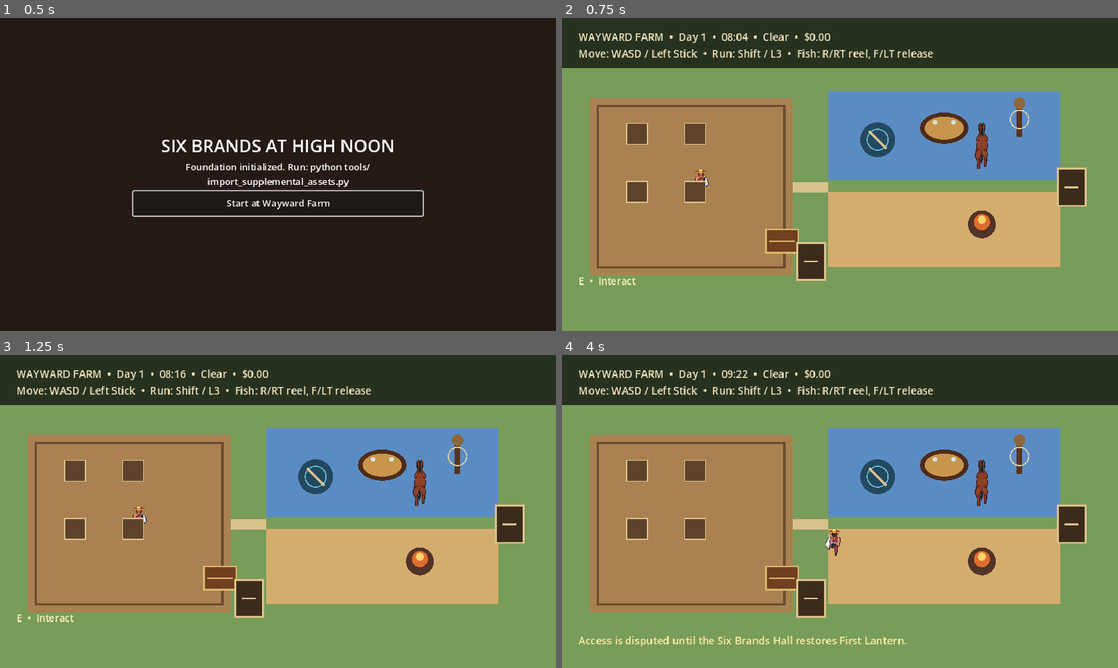
Above: before the commit, frames 1-4 (two rows, left to right).
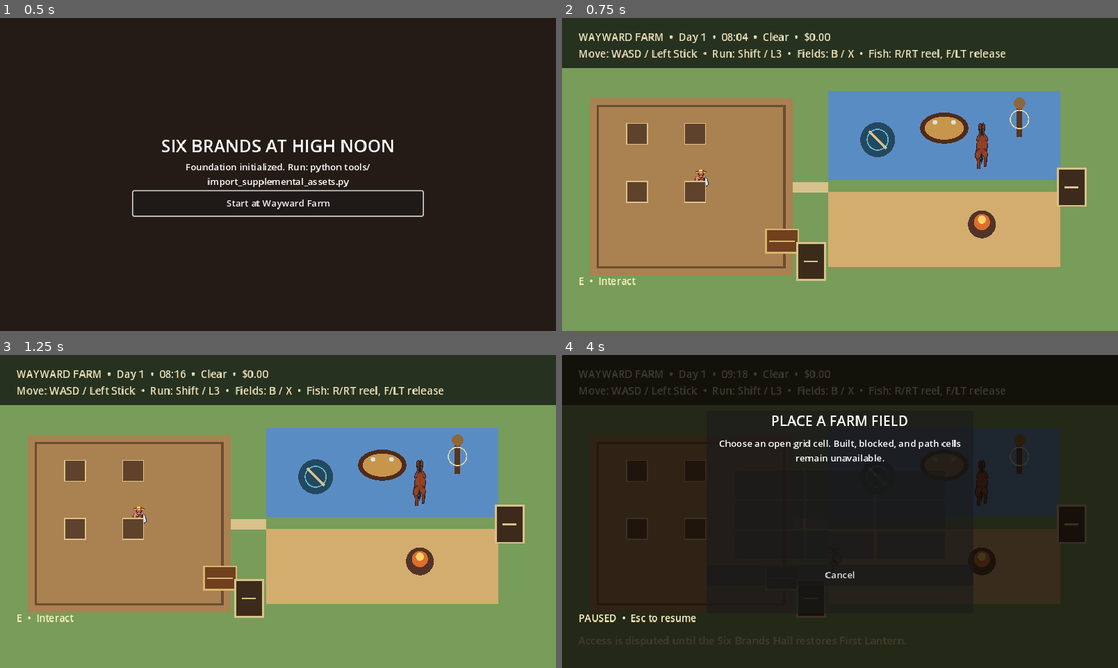
Above: after the commit, the same moments.

Repository: DocDamage/mahjongRPG
Game: Godot game, scene res://src/bootstrap/bootstrap.tscn
The game is run twice, just before and just after one commit, with the same random seed, the same clock (stepped at 60 frames per second) and the same inputs.
Inputs (mouse positions are in pixels of both pictures, inside the frame that each line leads up to):
- Up to frame 1 (0.5 s): no input
- Up to frame 2 (0.75 s): click "Start at Wayward Farm" at 0.5 s
- Up to frame 3 (1.25 s): no input
- Up to frame 4 (4 s): tap Enter at 1.25 s; move the mouse to (962, 495) at 1.27 s; hold D (move_right) 1.28-2.03 s; hold R (fish_reel) 1.28-2.03 s; click (962, 495) at 1.42 s; tap Space at 1.52, 2.27, 3.77 s; tap F (fish_release) at 1.55, 2.1 s; move the mouse to (728, 527) at 2.02 s; hold S (move_down) 2.03-2.78 s; tap E (interact) at 2.3 s; move the mouse to (895, 442) at 2.77 s; hold D (move_right) 2.78-3.53 s; hold E (interact) 2.78-3.53 s; tap Shift (run) at 3.05, 3.6 s; move the mouse to (812, 574) at 3.52 s; hold W (move_up) from 3.53 s (still down); click (812, 574) at 3.67 s; tap B (place_field, bound only after the commit) at 3.8 s

Frame 1 is identical in both runs. In frame 2, 0.5% of the frame differs, in the area x 43-80%, y 10-14%; in frame 3, 0.5%; in frame 4, 100%, in the area x 0-100%, y 0-100%.
Error after the commit: Cannot call method 'get_children' on a null value. (res://src/farm/farm_placement_menu.gd:102)

Commit message:
Add safe persistent farm field placement

Diff:
--- a/src/core/game_session.gd
+++ b/src/core/game_session.gd
@@ -218,8 +218,10 @@
 func _ensure_farm():
 	if farm != null:
 		return farm
-	var grid = FarmGrid.new(Rect2i(0, 0, 8, 4))
+	var grid = FarmGrid.new(Rect2i(0, 0, 3, 3))
 	farm = FarmService.new(grid)
+	for field_cell in [Vector2i(0, 0), Vector2i(1, 0), Vector2i(0, 1), Vector2i(1, 1)]:
+		farm.place_field(field_cell)
 	var file := FileAccess.open("res://data/crops/vertical_slice_crops.json", FileAccess.READ)
 	if file == null:
 		push_error("Missing vertical-slice crop data")
--- /dev/null
+++ b/src/farm/farm_placement_menu.gd
@@ -0,0 +1,119 @@
+extends CanvasLayer
+
+signal field_placed(cell: Vector2i)
+
+const PAUSE_REASON := &"farm_placement"
+
+var farm
+var _shade: ColorRect
+var _message: Label
+var _first_button: Button
+
+
+func configure(next_farm) -> void:
+	farm = next_farm
+
+
+func _ready() -> void:
+	process_mode = Node.PROCESS_MODE_ALWAYS
+	_build()
+
+
+func _unhandled_input(event: InputEvent) -> void:
+	if is_open() and event.is_action_pressed(&"pause"):
+		close()
+		get_viewport().set_input_as_handled()
+
+
+func is_open() -> bool:
+	return _shade != null and _shade.visible
+
+
+func open() -> void:
+	if _shade == null:
+		return
+	var session = get_node_or_null("/root/GameSession")
+	if session != null:
+		session.request_pause(PAUSE_REASON)
+	_refresh_buttons()
+	_shade.visible = true
+	if _first_button != null:
+		_first_button.grab_focus()
+
+
+func close() -> void:
+	if _shade == null:
+		return
+	_shade.visible = false
+	var session = get_node_or_null("/root/GameSession")
+	if session != null:
+		session.release_pause(PAUSE_REASON)
+
+
+func _build() -> void:
+	_shade = ColorRect.new()
+	_shade.color = Color(0.05, 0.035, 0.02, 0.78)
+	_shade.set_anchors_and_offsets_preset(Control.PRESET_FULL_RECT)
+	add_child(_shade)
+	var panel := PanelContainer.new()
+	panel.position = Vector2(250, 96)
+	panel.size = Vector2(460, 350)
+	_shade.add_child(panel)
+	var content := VBoxContainer.new()
+	content.add_theme_constant_override("separation", 10)
+	panel.add_child(content)
+	var title := Label.new()
+	title.text = "PLACE A FARM FIELD"
+	title.horizontal_alignment = HORIZONTAL_ALIGNMENT_CENTER
+	title.add_theme_font_size_override("font_size", 24)
+	content.add_child(title)
+	_message = Label.new()
+	_message.text = "Choose an open grid cell. Built, blocked, and path cells remain unavailable."
+	_message.horizontal_alignment = HORIZONTAL_ALIGNMENT_CENTER
+	_message.autowrap_mode = TextServer.AUTOWRAP_WORD_SMART
+	content.add_child(_message)
+	var grid := GridContainer.new()
+	grid.columns = 3
+	grid.size_flags_horizontal = Control.SIZE_SHRINK_CENTER
+	content.add_child(grid)
+	for row in 3:
+		for column in 3:
+			_add_cell_button(grid, Vector2i(column, row))
+	var close_button := Button.new()
+	close_button.text = "Cancel"
+	close_button.custom_minimum_size = Vector2(0, 36)
+	close_button.pressed.connect(close)
+	content.add_child(close_button)
+	_shade.visible = false
+
+
+func _add_cell_button(grid: GridContainer, cell: Vector2i) -> void:
+	var button := Button.new()
+	button.name = "Cell_%d_%d" % [cell.x, cell.y]
+	button.custom_minimum_size = Vector2(118, 48)
+	button.pressed.connect(_place_field.bind(cell))
+	grid.add_child(button)
+	if _first_button == null:
+		_first_button = button
+
+
+func _refresh_buttons() -> void:
+	_first_button = null
+	for child in _shade.find_child("GridContainer", true, false).get_children():
+		var parts := String(child.name).trim_prefix("Cell_").split("_")
+		var cell := Vector2i(int(parts[0]), int(parts[1]))
+		var placement: Error = farm.can_place_field(cell)
+		child.disabled = placement != OK
+		child.text = "Place %d,%d" % [cell.x + 1, cell.y + 1] if placement == OK else "Unavailable"
+		if placement == OK and _first_button == null:
+			_first_button = child as Button
+
+
+func _place_field(cell: Vector2i) -> void:
+	var result: Error = farm.place_field(cell)
+	if result != OK:
+		_message.text = "That cell cannot hold a field. Choose another open cell."
+		_refresh_buttons()
+		return
+	field_placed.emit(cell)
+	close()
--- a/src/farm/farm_plot.gd
+++ b/src/farm/farm_plot.gd
@@ -8,6 +8,7 @@
 
 func _ready() -> void:
 	interacted.connect(_on_interacted)
+	GameSession.farm.place_field(grid_cell)
 	GameSession.time_advanced.connect(_on_time_advanced)
 	queue_redraw()
 
--- a/src/farm/farm_service.gd
+++ b/src/farm/farm_service.gd
@@ -7,6 +7,7 @@
 var grid
 var _definitions: Dictionary = {}
 var _crops: Dictionary = {}
+var _fields: Dictionary = {}
 
 
 func _init(next_grid) -> void:
@@ -25,6 +26,8 @@
 func plant(cell: Vector2i, crop_id: StringName, day: int) -> Error:
 	if not _definitions.has(crop_id):
 		return ERR_DOES_NOT_EXIST
+	if not _fields.has(cell):
+		return ERR_UNAVAILABLE
 	var placement: int = grid.place(crop_id, [cell])
 	if placement != OK:
 		return placement
@@ -58,20 +61,71 @@
 	return _crops.get(cell)
 
 
+func place_field(cell: Vector2i) -> Error:
+	var placement := can_place_field(cell)
+	if placement != OK:
+		return placement
+	_fields[cell] = true
+	return OK
+
+
+func can_place_field(cell: Vector2i) -> Error:
+	if _fields.has(cell):
+		return ERR_ALREADY_EXISTS
+	return grid.validate([cell])
+
+
+func remove_field(cell: Vector2i) -> Error:
+	if not _fields.has(cell):
+		return ERR_DOES_NOT_EXIST
+	if _crops.has(cell):
+		return ERR_BUSY
+	_fields.erase(cell)
+	return OK
+
+
+func has_field(cell: Vector2i) -> bool:
+	return _fields.has(cell)
+
+
+func field_cells() -> Array[Vector2i]:
+	var cells: Array[Vector2i] = []
+	for cell_value in _fields:
+		cells.append(cell_value)
+	cells.sort_custom(func(first: Vector2i, second: Vector2i) -> bool:
+		return first.y < second.y or (first.y == second.y and first.x < second.x)
+	)
+	return cells
+
+
 func snapshot() -> Dictionary:
 	var crops: Array = []
 	for cell_value in _crops.keys():
 		var cell: Vector2i = cell_value
 		crops.append({"cell": [cell.x, cell.y], "crop": _crops[cell].snapshot()})
-	return {"crops": crops}
+	var fields: Array = []
+	for cell in field_cells():
+		fields.append([cell.x, cell.y])
+	return {"crops": crops, "fields": fields}
 
 
 func restore(snapshot_data: Dictionary) -> Error:
 	var entries_value = snapshot_data.get("crops", [])
 	if not entries_value is Array:
 		return ERR_INVALID_DATA
+	var fields_value: Variant = snapshot_data.get("fields", null)
+	if fields_value != null and not fields_value is Array:
+		return ERR_INVALID_DATA
 	grid.clear(_crops.keys())
 	_crops.clear()
+	if fields_value is Array:
+		_fields.clear()
+		for field_value in fields_value:
+			if not field_value is Array or field_value.size() != 2:
+				return ERR_INVALID_DATA
+			var field_cell := Vector2i(int(field_value[0]), int(field_value[1]))
+			if place_field(field_cell) != OK:
+				return ERR_INVALID_DATA
 	for entry_value in entries_value:
 		if not entry_value is Dictionary:
 			return ERR_INVALID_DATA
--- a/src/input/input_service.gd
+++ b/src/input/input_service.gd
@@ -14,6 +14,7 @@
 	&"fish_reel": [KEY_R],
 	&"fish_release": [KEY_F],
 	&"pause": [KEY_ESCAPE],
+	&"place_field": [KEY_B],
 }
 
 var using_controller := false
@@ -62,6 +63,7 @@
 	_add_axis(&"fish_reel", JOY_AXIS_TRIGGER_RIGHT, 1.0)
 	_add_axis(&"fish_release", JOY_AXIS_TRIGGER_LEFT, 1.0)
 	_add_button(&"pause", JOY_BUTTON_START)
+	_add_button(&"place_field", JOY_BUTTON_X)
 
 
 func _add_axis(action: StringName, axis: JoyAxis, value: float) -> void:
--- a/src/world/wayward_farm.gd
+++ b/src/world/wayward_farm.gd
@@ -1,7 +1,12 @@
 extends Node2D
+
+const FarmPlacementMenu = preload("res://src/farm/farm_placement_menu.gd")
+const FarmPlot = preload("res://src/farm/farm_plot.gd")
 
 @onready var status_label: Label = $HUD/Status
 @onready var message_label: Label = $HUD/Message
+
+var _placement_menu
 
 
 func _ready() -> void:
@@ -20,6 +25,9 @@
 	$DustwardRoad.feedback.connect(_show_message)
 	$WaywardHitch.feedback.connect(_show_message)
 	$RiverbendPath.feedback.connect(_show_message)
+	_create_placement_menu()
+	for field_cell in GameSession.farm.field_cells():
+		_ensure_field_plot(field_cell)
 	_update_status(GameSession.day, GameSession.minute_of_day)
 
 
@@ -41,7 +49,7 @@
 func _update_status(_day: int, _minute_of_day: int) -> void:
 	var hour := GameSession.minute_of_day / 60
 	var minute := GameSession.minute_of_day % 60
-	status_label.text = "WAYWARD FARM  •  Day %d  •  %02d:%02d  •  %s  •  $%.2f\nMove: WASD / Left Stick  •  Run: Shift / L3  •  Fish: R/RT reel, F/LT release" % [GameSession.day, hour, minute, GameSession.weather_id.capitalize(), GameSession.inventory.money_cents / 100.0]
+	status_label.text = "WAYWARD FARM  •  Day %d  •  %02d:%02d  •  %s  •  $%.2f\nMove: WASD / Left Stick  •  Run: Shift / L3  •  Fields: B / X  •  Fish: R/RT reel, F/LT release" % [GameSession.day, hour, minute, GameSession.weather_id.capitalize(), GameSession.inventory.money_cents / 100.0]
 
 
 func _show_message(message: String) -> void:
@@ -50,3 +58,41 @@
 
 func _redraw_for_weather(_weather_id: StringName) -> void:
 	queue_redraw()
+
+
+func _unhandled_input(event: InputEvent) -> void:
+	if event.is_action_pressed(&"place_field"):
+		if _placement_menu.is_open():
+			_placement_menu.close()
+		else:
+			_placement_menu.open()
+		get_viewport().set_input_as_handled()
+
+
+func _create_placement_menu() -> void:
+	_placement_menu = FarmPlacementMenu.new()
+	_placement_menu.configure(GameSession.farm)
+	_placement_menu.field_placed.connect(_ensure_field_plot)
+	add_child(_placement_menu)
+
+
+func _ensure_field_plot(cell: Vector2i) -> void:
+	for plot in get_tree().get_nodes_in_group(&"farm_plot"):
+		if plot.grid_cell == cell:
+			return
+	var plot := Area2D.new()
+	plot.name = "FarmField_%d_%d" % [cell.x, cell.y]
+	plot.position = Vector2(130 + cell.x * 100, 200 + cell.y * 100)
+	plot.collision_layer = 2
+	plot.collision_mask = 0
+	plot.set_script(FarmPlot)
+	plot.grid_cell = cell
+	plot.add_to_group(&"farm_plot")
+	var collision := CollisionShape2D.new()
+	var shape := CircleShape2D.new()
+	shape.radius = 26.0
+	collision.shape = shape
+	plot.add_child(collision)
+	plot.feedback.connect(_show_message)
+	add_child(plot)
+	_show_message("Field placed. Plant a crop there when you are ready.")
--- a/tests/unit/test_farm_service.gd
+++ b/tests/unit/test_farm_service.gd
@@ -14,13 +14,19 @@
 	var farm = FarmService.new(grid)
 	var beans = CropDefinition.new({"id": "beans", "days_to_mature": 3, "wilt_after_days": 2, "die_after_days": 4})
 	farm.register_definition(beans)
-	if farm.plant(Vector2i(0, 0), &"beans", 1) != ERR_ALREADY_EXISTS:
+	if farm.plant(Vector2i(1, 1), &"beans", 1) != ERR_UNAVAILABLE:
+		failures.append("crops should require a placed field")
+	if farm.place_field(Vector2i(0, 0)) != ERR_ALREADY_EXISTS:
 		failures.append("blocked terrain must reject placement")
-	if farm.plant(Vector2i(1, 0), &"beans", 1) != ERR_UNAVAILABLE:
+	if farm.place_field(Vector2i(1, 0)) != ERR_UNAVAILABLE:
 		failures.append("required routes must not be sealed by placement")
 	var plot := Vector2i(1, 1)
+	if farm.place_field(plot) != OK or farm.place_field(plot) != ERR_ALREADY_EXISTS:
+		failures.append("farm fields must reject overlapping placement")
 	if farm.plant(plot, &"beans", 1) != OK or farm.plant(plot, &"beans", 1) != ERR_ALREADY_EXISTS:
 		failures.append("farm grid must reject overlapping crops")
+	if farm.remove_field(plot) != ERR_BUSY:
+		failures.append("fields with crops must not be removable")
 	for day in range(1, 4):
 		farm.water(plot, day)
 		farm.advance_to_day(day + 1)
@@ -28,6 +34,15 @@
 		failures.append("watered crops should reach a harvest-ready state")
 	if farm.harvest(plot).get("crop_id", "") != "beans" or grid.is_occupied(plot):
 		failures.append("harvesting should produce the crop and release its grid cell")
+	if farm.remove_field(plot) != OK or farm.has_field(plot):
+		failures.append("empty fields should be safely removable")
+	if farm.place_field(plot) != OK:
+		failures.append("a removed field should be placeable again")
+	var snapshot := farm.snapshot()
+	var restored = FarmService.new(FarmGrid.new(Rect2i(0, 0, 4, 4)))
+	restored.register_definition(beans)
+	if restored.restore(snapshot) != OK or not restored.has_field(plot):
+		failures.append("placed fields should survive a farm save round-trip")
 	var neglected = CropInstance.new(beans, 1)
 	neglected.advance_to_day(3)
 	if neglected.state != CropInstance.State.WILTED:
Not shown, added: src/farm/farm_placement_menu.gd.uid
